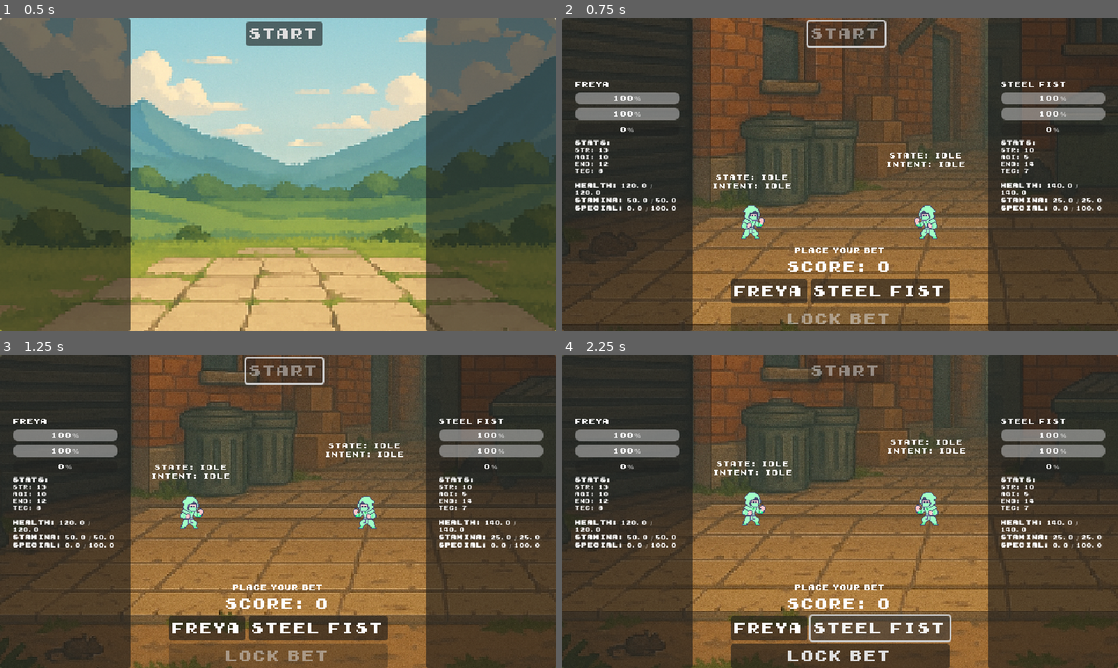
Above: before the commit, frames 1-4 (two rows, left to right).
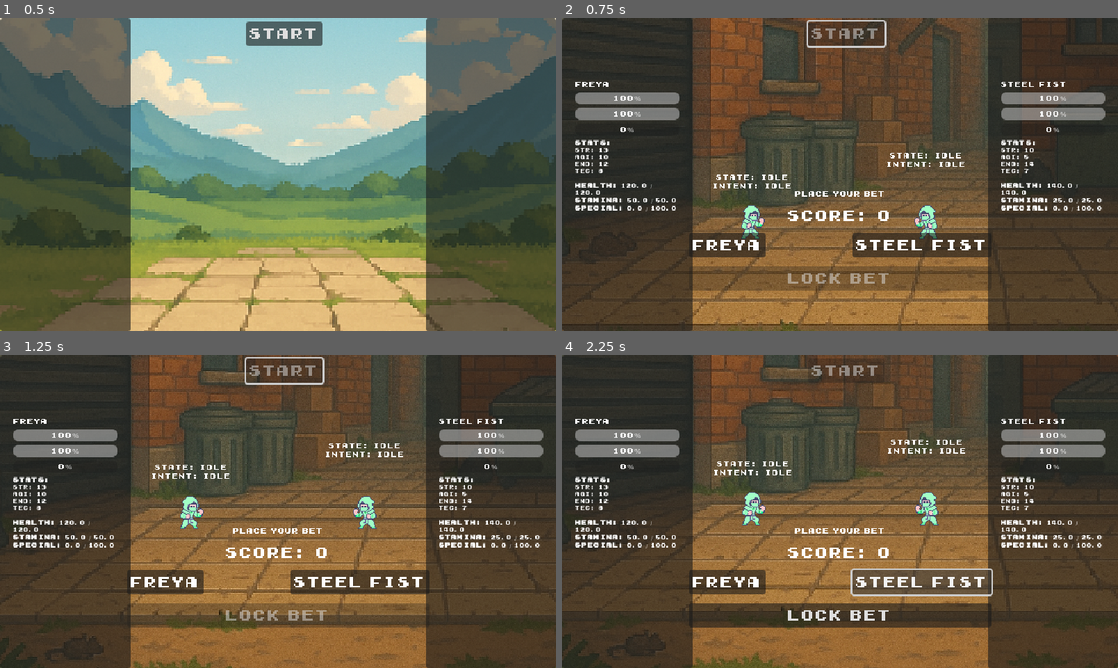
Above: after the commit, the same moments.

Repository: DenisLopata/auto_battler
Game: Godot game, scene res://scenes/arena/ArenaMain.tscn
Two runs of this game, one before a commit and one after it. Both use one fixed random seed, a clock stepped at 60 frames per second and the inputs below.
Inputs:
- Up to frame 1 (0.5 s): no input
- Up to frame 2 (0.75 s): click "Start" at 0.5 s
- Up to frame 3 (1.25 s): no input
- Up to frame 4 (2.25 s): click "Freya" at 1.25 s; click "Steel Fist" at 2 s

Frame 1 is identical in both runs. In frame 2, 12% of the frame differs, in the area x 22-78%, y 55-100%; in frame 3, 12%; in frame 4, 12%.

Commit message:
betting panel styling

Diff:
--- a/scenes/ui/betting_panel/betting_panel.gd
+++ b/scenes/ui/betting_panel/betting_panel.gd
@@ -8,10 +8,10 @@
 var right_fighter: Fighter
 var selected_fighter: Fighter = null
 
-@onready var button_left: Button = $VBoxContainer/FighterButtons/FighterButtonLeft
-@onready var button_right: Button = $VBoxContainer/FighterButtons/FighterButtonRight
-@onready var confirm_button: Button = $VBoxContainer/ConfirmButton
-@onready var score_label: Label = $VBoxContainer/ScoreLabel
+@onready var button_left: Button = %FighterButtonLeft
+@onready var button_right: Button = %FighterButtonRight
+@onready var confirm_button: Button = %ConfirmButton
+@onready var score_label: Label = %ScoreLabel
 
 func _ready():
 	button_left.pressed.connect(_on_left_pressed)
--- a/scenes/ui/betting_panel/betting_panel.tscn
+++ b/scenes/ui/betting_panel/betting_panel.tscn
@@ -12,28 +12,30 @@
 grow_vertical = 2
 script = ExtResource("1_3ubeg")
 
-[node name="VBoxContainer" type="VBoxContainer" parent="."]
+[node name="MarginContainer" type="MarginContainer" parent="."]
 layout_mode = 1
-anchors_preset = 7
-anchor_left = 0.5
-anchor_top = 1.0
-anchor_right = 0.5
+anchors_preset = 15
+anchor_right = 1.0
 anchor_bottom = 1.0
-offset_left = -106.0
-offset_top = -74.0
-offset_right = 106.0
 grow_horizontal = 2
-grow_vertical = 0
+grow_vertical = 2
+theme_override_constants/margin_top = 150
+
+[node name="VBoxContainer" type="VBoxContainer" parent="MarginContainer"]
+layout_mode = 2
+size_flags_horizontal = 4
+theme_override_constants/separation = 10
 alignment = 1
 
-[node name="TitleLabel" type="Label" parent="VBoxContainer"]
+[node name="TitleLabel" type="Label" parent="MarginContainer/VBoxContainer"]
 layout_mode = 2
 theme = ExtResource("1_pxbjp")
 text = "Place Your Bet"
 horizontal_alignment = 1
 vertical_alignment = 1
 
-[node name="ScoreLabel" type="Label" parent="VBoxContainer"]
+[node name="ScoreLabel" type="Label" parent="MarginContainer/VBoxContainer"]
+unique_name_in_owner = true
 layout_mode = 2
 theme = ExtResource("1_pxbjp")
 theme_override_font_sizes/font_size = 16
@@ -41,21 +43,25 @@
 horizontal_alignment = 1
 vertical_alignment = 1
 
-[node name="FighterButtons" type="HBoxContainer" parent="VBoxContainer"]
+[node name="FighterButtons" type="HBoxContainer" parent="MarginContainer/VBoxContainer"]
 layout_mode = 2
+theme_override_constants/separation = 100
 alignment = 1
 
-[node name="FighterButtonLeft" type="Button" parent="VBoxContainer/FighterButtons"]
+[node name="FighterButtonLeft" type="Button" parent="MarginContainer/VBoxContainer/FighterButtons"]
+unique_name_in_owner = true
 layout_mode = 2
 theme = ExtResource("1_pxbjp")
 text = "Choose"
 
-[node name="FighterButtonRight" type="Button" parent="VBoxContainer/FighterButtons"]
+[node name="FighterButtonRight" type="Button" parent="MarginContainer/VBoxContainer/FighterButtons"]
+unique_name_in_owner = true
 layout_mode = 2
 theme = ExtResource("1_pxbjp")
 text = "Choose"
 
-[node name="ConfirmButton" type="Button" parent="VBoxContainer"]
+[node name="ConfirmButton" type="Button" parent="MarginContainer/VBoxContainer"]
+unique_name_in_owner = true
 layout_mode = 2
 theme = ExtResource("1_pxbjp")
 text = "Lock Bet"
